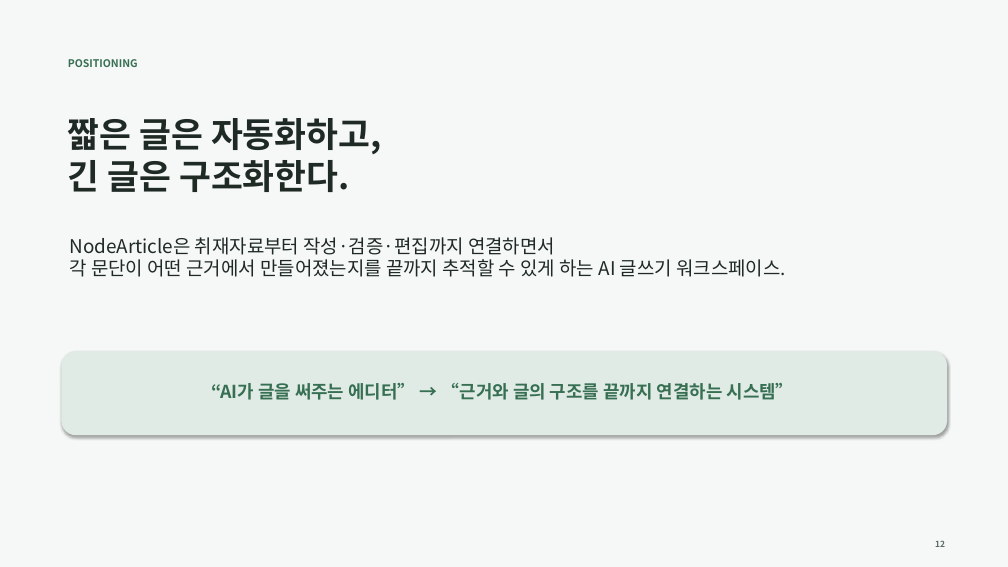
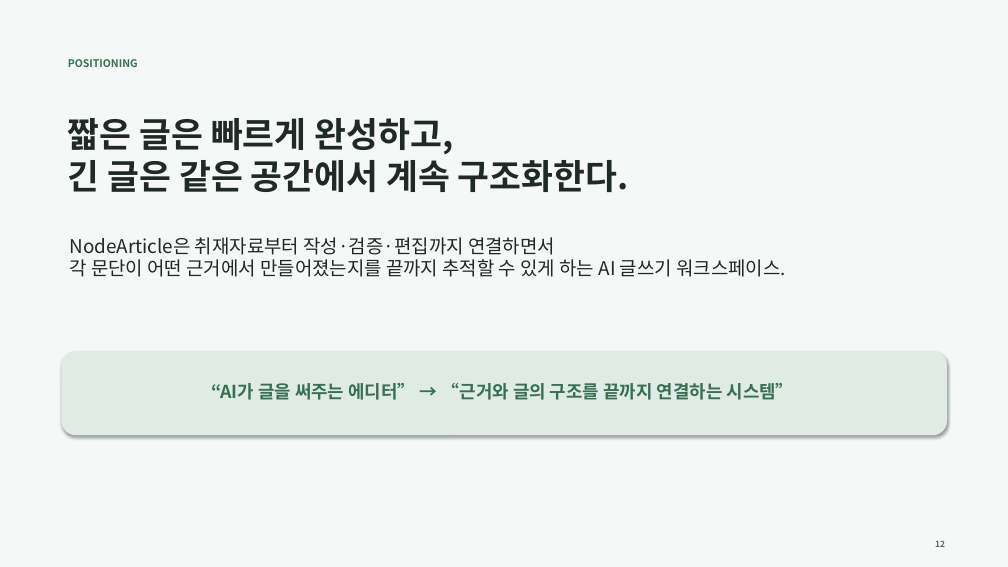
Before and after one commit to Tig0w0/NodeArticle, a slide deck: slide 12 of docs/presentations/NodeArticle_경쟁서비스_차별성분석.pptx. Drawn at 1008x567 pixels with LibreOffice and Linux fonts; fonts in the diff are those of the drawing. Boxes give left, top, right and bottom in pixels: in the first picture for what was removed or moved away, otherwise in the second. Text is boxed around its words. In the diff, an @@ line names an element or a change of style, - is before the commit and + after.

```diff
--- a/docs/presentations/NodeArticle_경쟁서비스_차별성분석.pptx
+++ b/docs/presentations/NodeArticle_경쟁서비스_차별성분석.pptx
@@ text at [68,118,629,192]: text changed @@
-짧은 글은 자동화하고,
-긴 글은 구조화한다.
+짧은 글은 빠르게 완성하고,
+긴 글은 같은 공간에서 계속 구조화한다.
```
Also in this commit, not shown: 1 other slide changed, 1 other file.
